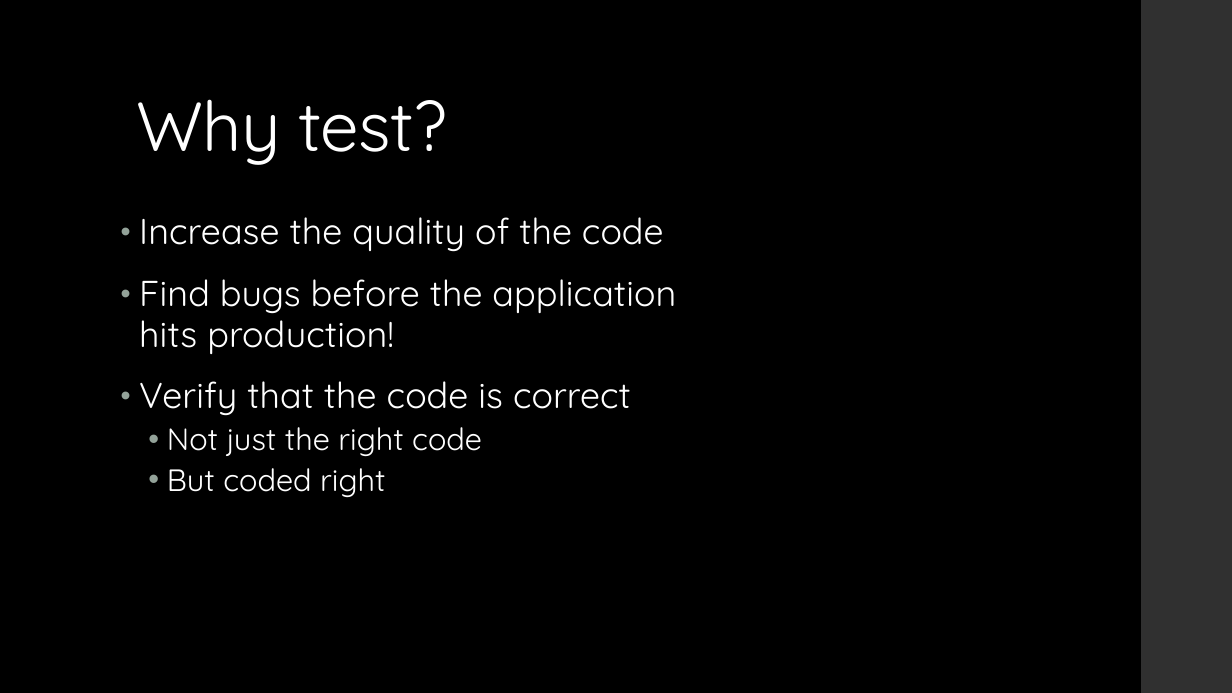
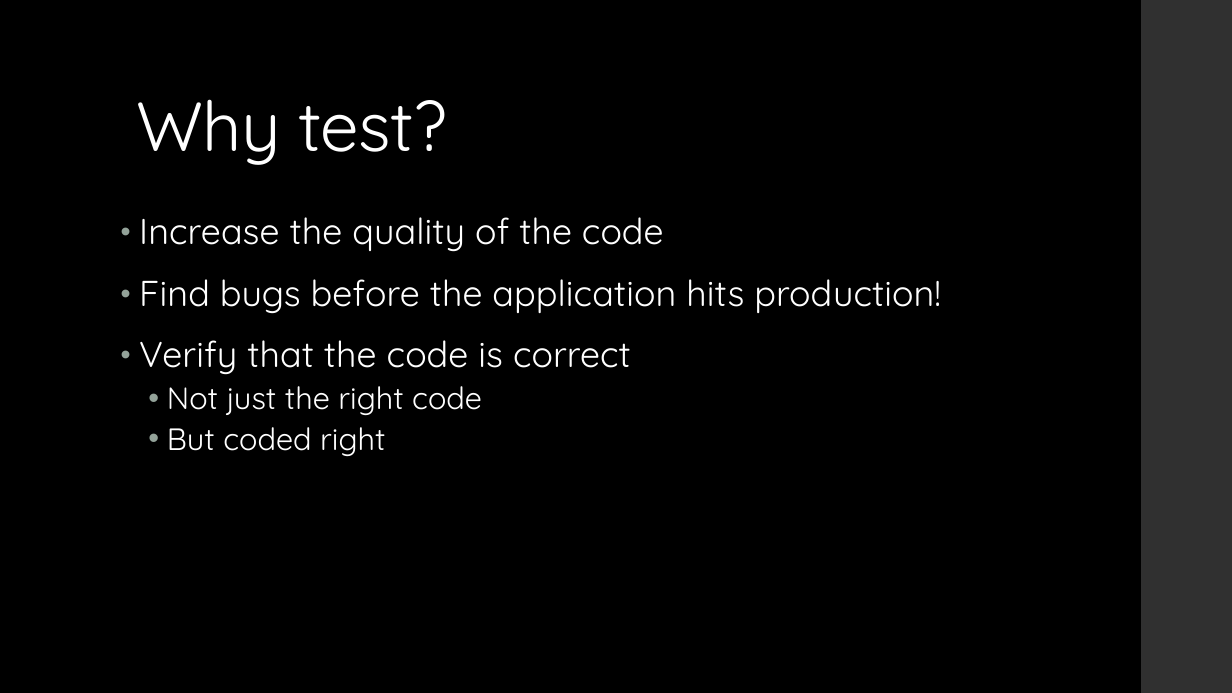
Before and after one commit to ckiefriter1/PT-BESD, a slide deck: slide 3 of Week12/Week 12 - 01. Unit Testing.pptx. Drawn at 1232x693 pixels with LibreOffice and Linux fonts; fonts in the diff are those of the drawing. Boxes give left, top, right and bottom in pixels: in the first picture for what was removed or moved away, otherwise in the second. Text is boxed around its words. In the diff, an @@ line names an element or a change of style, - is before the commit and + after.

```diff
--- a/Week12/Week 12 - 01. Unit Testing.pptx
+++ b/Week12/Week 12 - 01. Unit Testing.pptx
@@ text "Increase the quality of the ..." rewrapped from [139, 217, 676, 497] to [139, 217, 941, 456] @@
```
Also in this commit, not shown: 4 other slides changed, 3 other files.
